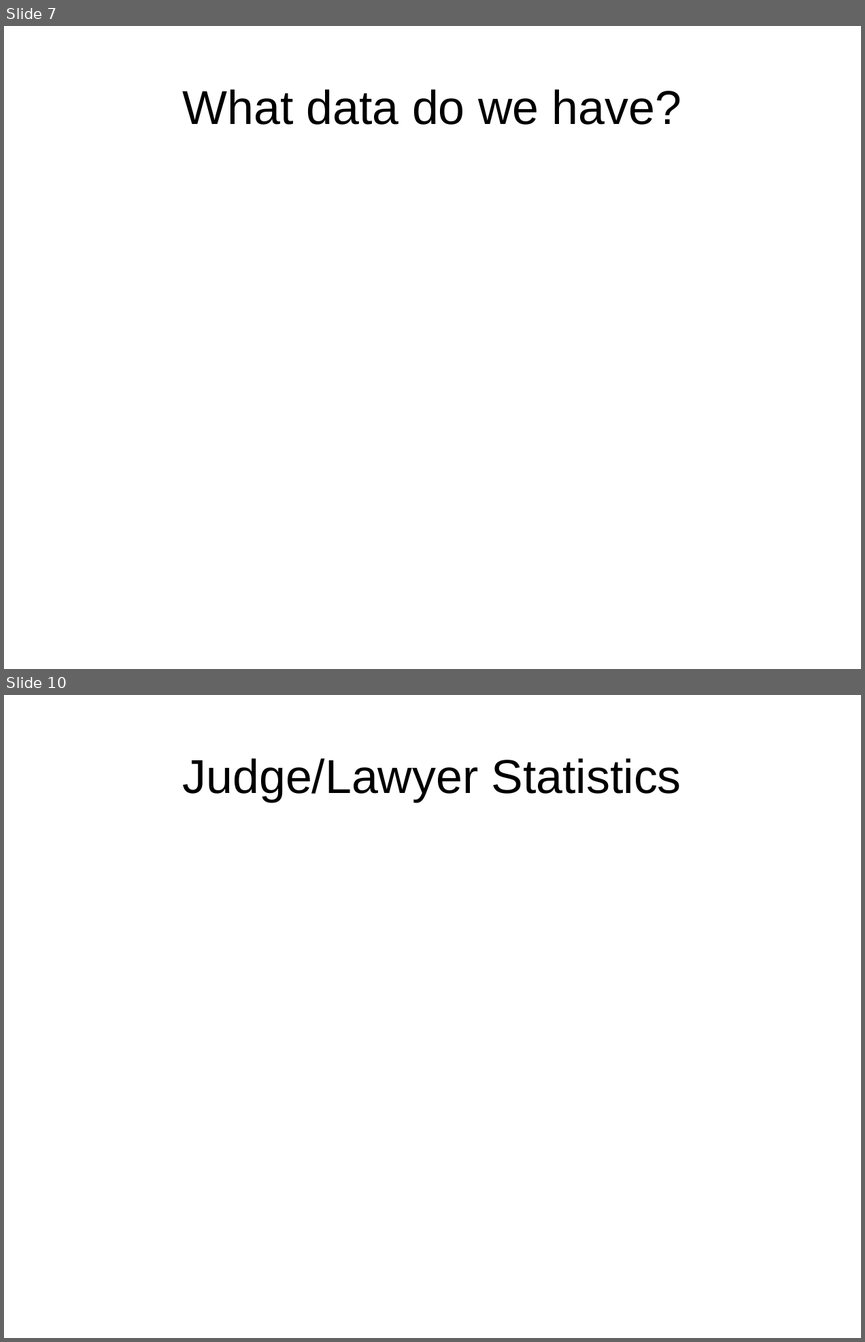
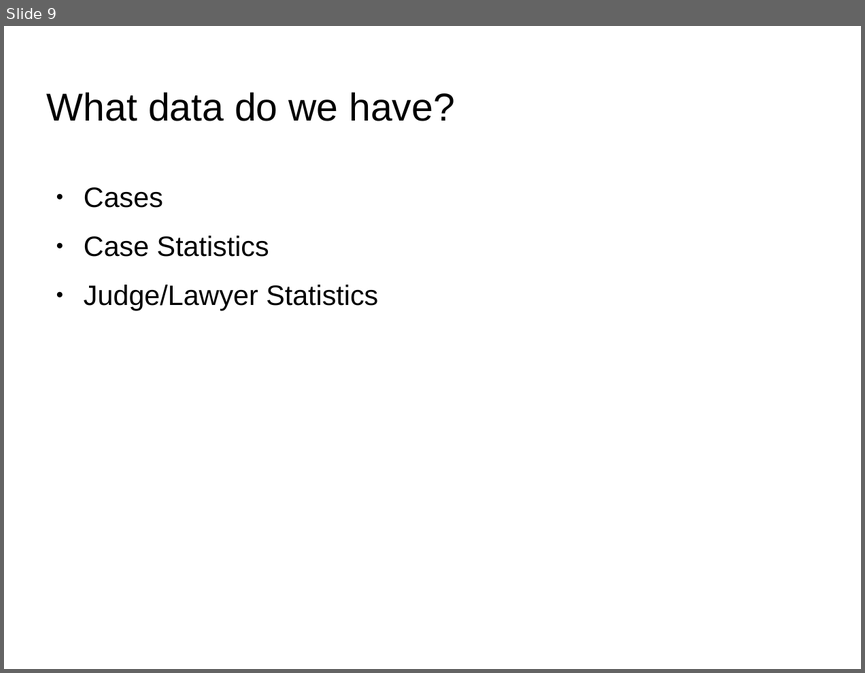
Before and after one commit to utecht/public_data, a slide deck: public_data.odp. Shown one above the other, each under a label of ours: slides 7 and 10 before the commit, slide 9 after it; the slides between them are not shown. The pictures are 865x1342 and 865x673 pixels, drawn with LibreOffice and Linux fonts; fonts in the diff are those of the drawing; background and template pictures are left out. Boxes give left, top, right and bottom in pixels: in the first picture for what was removed or moved away, otherwise in the second. Text is boxed around its words. In the diff, an @@ line names an element or a change of style, - is before the commit and + after.

```diff
--- a/public_data.odp
+++ b/public_data.odp
@@ slide 10 removed at [4, 695, 861, 1338], background #FFFFFF @@
@@ title removed at [183, 758, 681, 802] @@
-Judge/Lawyer Statistics
@@ what was slide 7 is now slide 9 @@
@@ slide 9 changed as well @@
@@ title "What data do we have?": place and size @@
-title "What data do we have?" at [183, 89, 681, 125]
+title "What data do we have?" at [47, 92, 455, 121]
@@ title "What data do we have?" at [47, 92, 455, 121]: size 44 to 36 pt; alignment centre to left @@
@@ text added at [84, 187, 378, 310], 26 pt, text #000000 @@
+● Cases
+● Case Statistics
+● Judge/Lawyer Statistics
```
Also in this commit, not shown: 12 other slides changed, 4 slides added, 3 other slides removed.
